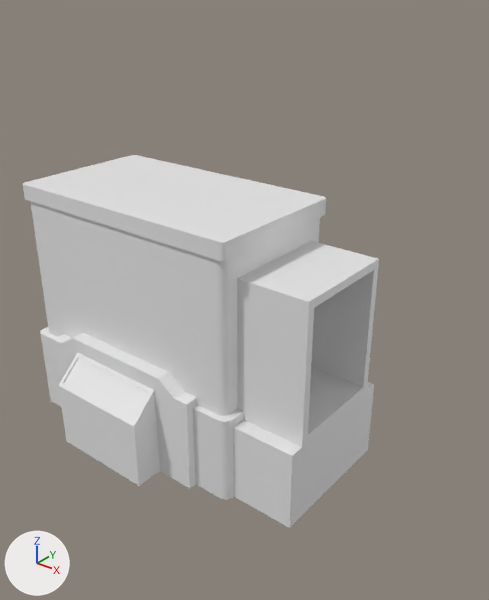
What one commit did to the FBX model Assets/Meshes/Processors/Fabricator.fbx.
One viewpoint serves both versions: a camera (50 mm lens) standing at (5.17, -5.64, 5.58) and looking at (0.67, -0.02, 2.09). Lighting does not change. The marker at lower left points along +X, +Y and +Z. Materials are left out; every surface is plain grey. Where no turn or scale is listed for an object, it has been applied to the vertices.

In view in the first picture: 'Base', 'Glass'.
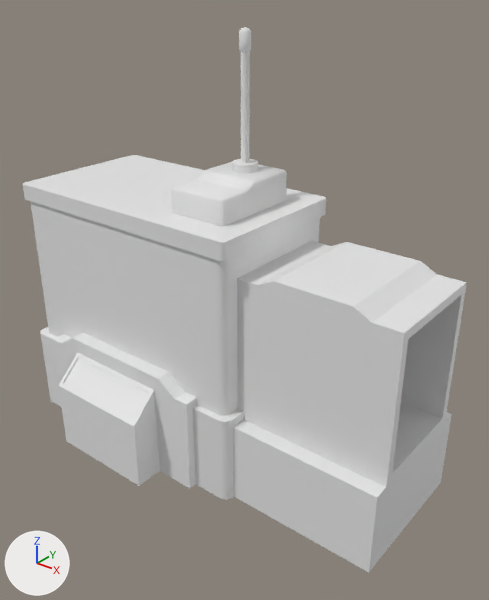
Where the newer file only moved an object's origin or applied its transform, the numbers keep the older frame.

Boxes (x1, y1, x2, y2) around the edits, measured in the pictures (489 x 600 px):
'Base', reshaped, turned: before (23, 155, 379, 528); after (23, 27, 467, 572)
part 1 of me_cube_029, added: after (232, 27, 258, 173)
part 2 of me_cube_029, added: after (237, 241, 467, 487)
part 3 of me_cube_029, added: after (171, 162, 287, 226)
part 4 of me_cube_029, added: after (23, 155, 326, 261)
part 5 of me_cube_029, added: after (233, 412, 452, 572)

What the commit changed:
me_cube_029 is used by ob_base; location (-0.5, 0.0, 0.0); rotation (1.571, 0.0, 0.0), in degrees (90, 0, 0).
Verts and faces of me_cube_029; kept vertices keep their numbers, new ones are numbered from 132.
me_cube_029 had 132 vertices, 103 faces and spanned x -1.94..2.5, y 0.0..3.2, z -1.0..1.45.
me_cube_029 now has 309 vertices, 272 faces and spans x -1.94..3.5, y -1.0..1.45, z -5.06..0.0.
me_cube_029 part 1: a new loose piece of 129 vertices spanning x 0.82..1.11, y -0.39..-0.1, z -5.06..-3.56.
me_cube_029 part 2: a new loose piece of 32 vertices spanning x 1.56..3.5, y -0.69..0.69, z -2.83..-1.0.
me_cube_029 part 3: a new loose piece of 32 vertices spanning x 0.59..1.34, y -0.56..0.6, z -3.56..-3.2.
me_cube_029 part 4: a new loose piece of 24 vertices spanning x -1.65..1.65, y -0.95..0.95, z -3.2..-3.0.
Part 5, on me_cube_029:
New vertex 132 is at (1.7, 0.88, 0.0), pixel (233, 496).
New vertex 133 is at (1.7, 0.88, -1.0), pixel (233, 427).
New vertex 134 is at (1.7, -0.88, 0.0).
New vertex 135 is at (1.7, -0.88, -1.0).
New vertices 136 to 139 stand at vertices 132 to 135, in that order, plus (1.8, 0.0, 0.0).
New faces: (132, 133, 135, 134), (136, 138, 139, 137), (133, 137, 139, 135), (134, 135, 139, 138), (132, 136, 137, 133).
Object 'Base' (ob_base) turns from (90, 0, 0) to (-180, 0, 0) degrees about x, y and z.
